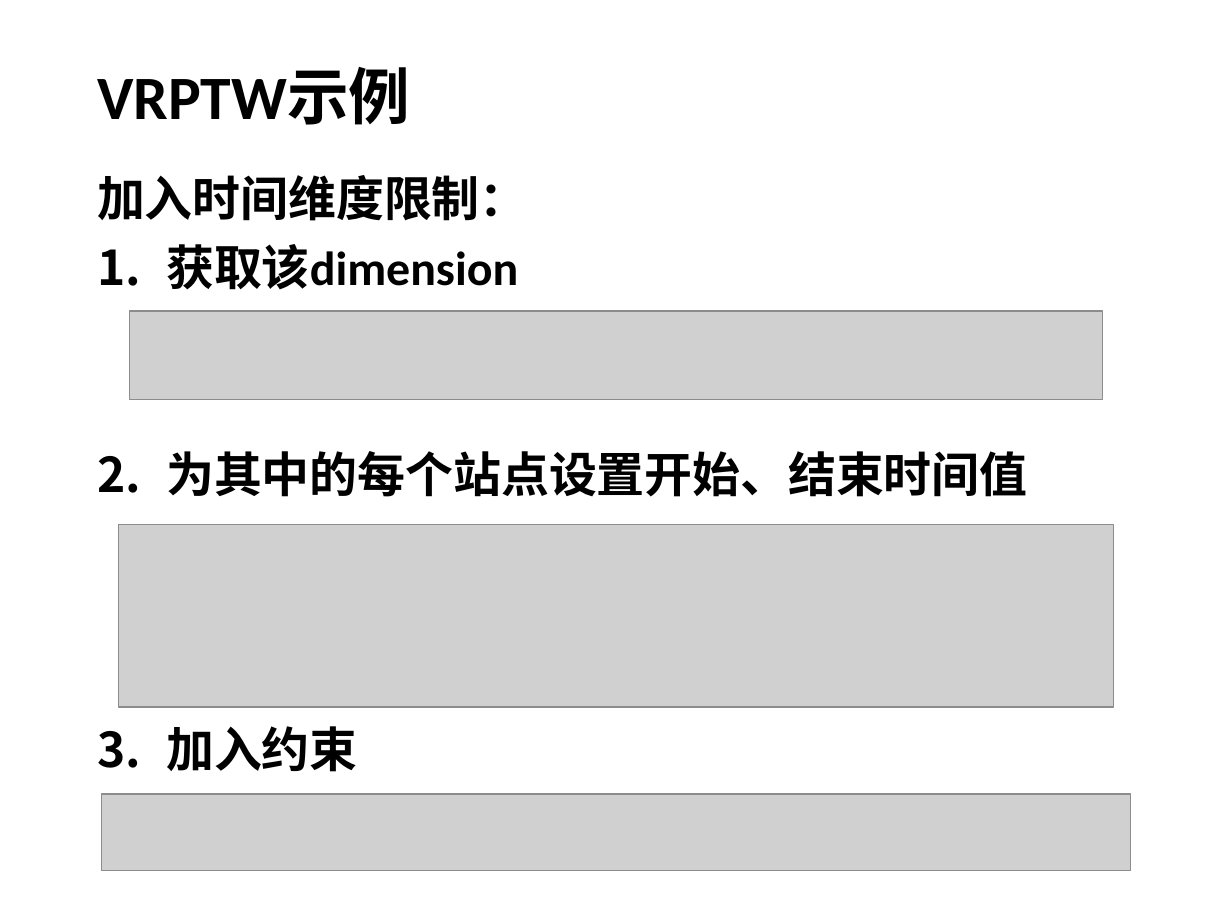
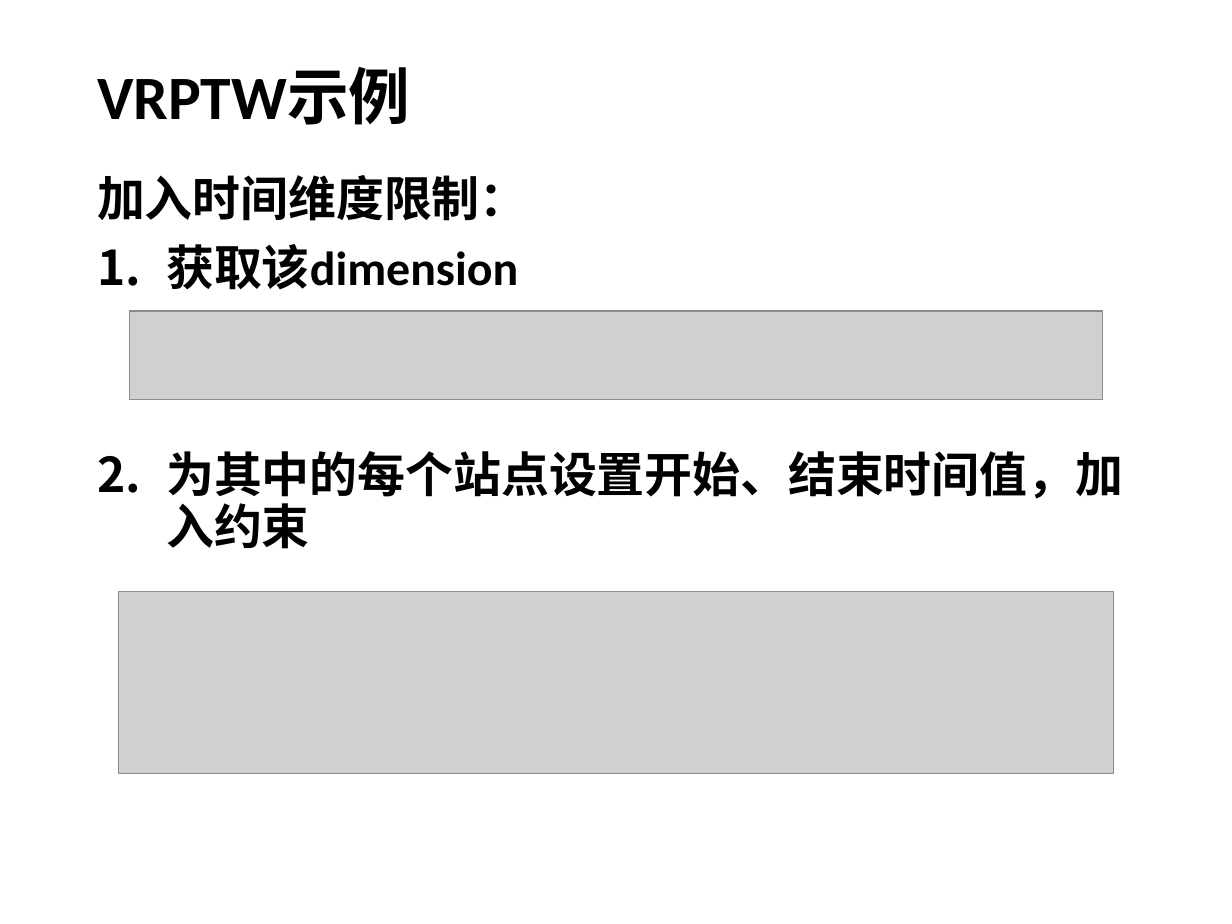
Before and after one commit to wlyPKU/wlyPKU.github.io, a slide deck: slide 46 of 2017/03/08/vrpAndor-tools/or-tools.pptx (slide 42 before the commit). Drawn at 1232x924 pixels with LibreOffice and Linux fonts; fonts in the diff are those of the drawing; grey boxes stand for pictures. Boxes give left, top, right and bottom in pixels: in the first picture for what was removed or moved away, otherwise in the second. Text is boxed around its words. In the diff, an @@ line names an element or a change of style, - is before the commit and + after.

```diff
--- a/2017/03/08/vrpAndor-tools/or-tools.pptx
+++ b/2017/03/08/vrpAndor-tools/or-tools.pptx
@@ text at <box>166,451,1123,549</box>: text changed @@
-2. 为其中的每个站点设置开始、结束时间值
-3. 加入约束
+2. 为其中的每个站点设置开始、结束时间值，加入约束
@@ picture: place and size @@
-picture at <box>118,525,1114,707</box>
+picture at <box>118,591,1114,774</box>
@@ picture removed at <box>101,793,1130,870</box> @@
```
Also in this commit, not shown: 2 other slides changed, 4 slides added, 52 other files.
